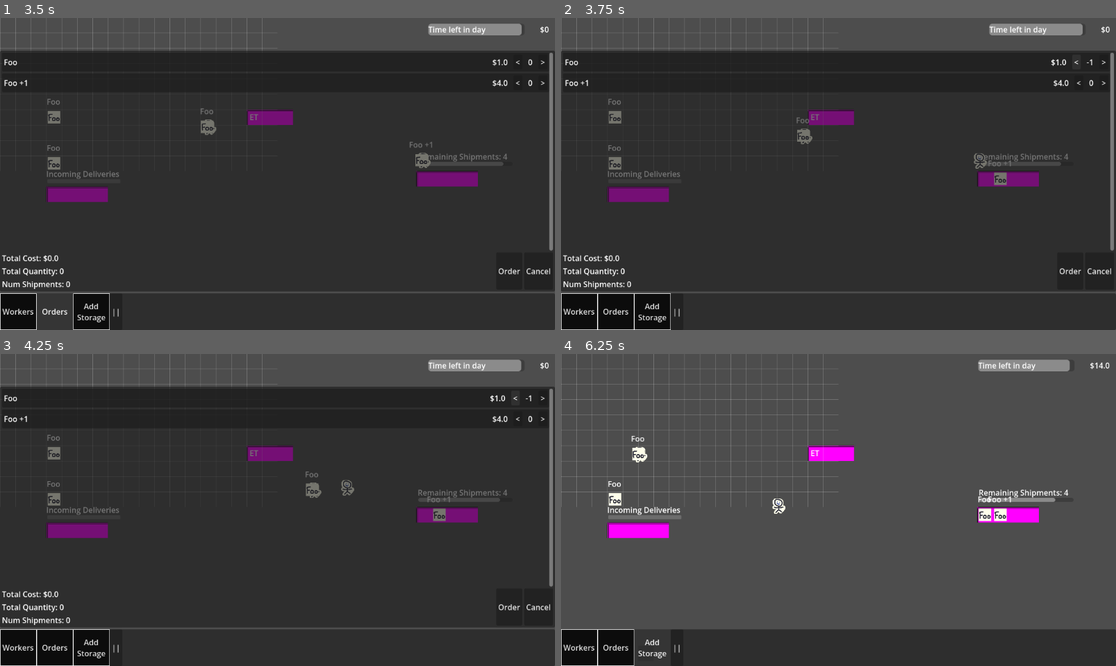
Above: before the commit, frames 1-4 (two rows, left to right).
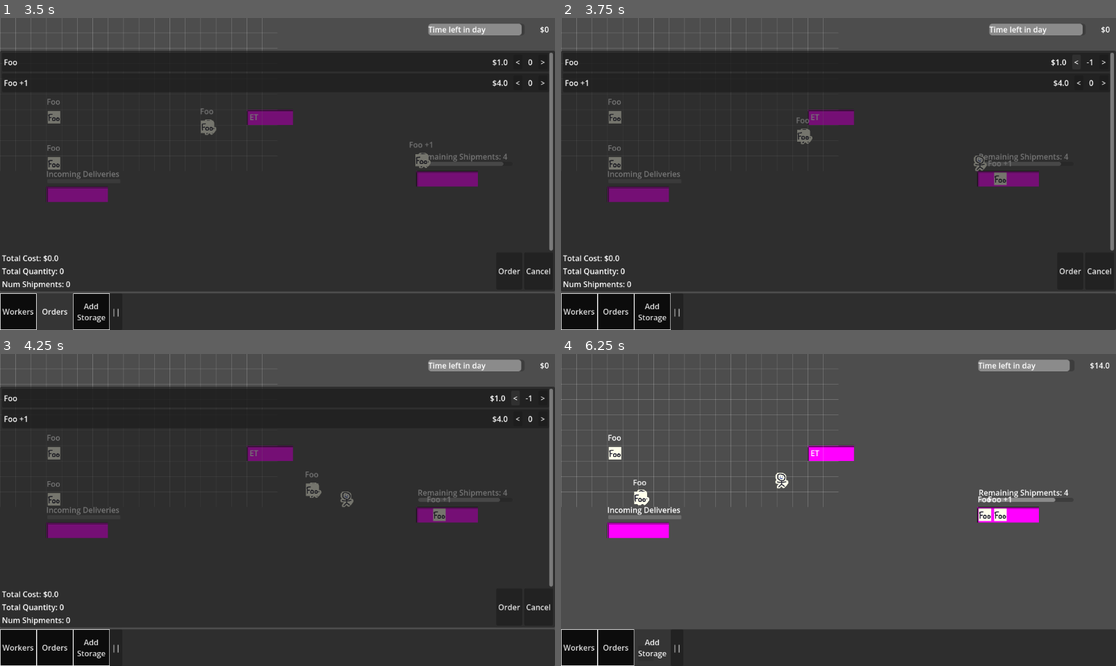
Above: after the commit, the same moments.

Repository: wpuerner/fantasy_factory
Game: Godot game, scene res://scenes/main.tscn
Same seed, same stepped clock (60 frames per second), same inputs: the game is played once before the commit and once after it.
Inputs:
- Up to frame 1 (3.5 s): click "Workers" at 0.5 s; click "Hire New Worker" at 1.25 s; click "Hire" at 2 s; click "Orders" at 2.75 s
- Up to frame 2 (3.75 s): click "<" at 3.5 s
- Up to frame 3 (4.25 s): no input
- Up to frame 4 (6.25 s): click ">" at 4.25 s; click "Order" at 5 s; click "Add Storage" at 5.75 s

Frame 1 is identical in both runs. In frame 2, less than 0.1% of the frame differs, in the area x 74-77%, y 43-49%; in frame 3, 0.1%; in frame 4, 0.7%, in the area x 8-42%, y 25-52%.
Error before the commit: Invalid access to property or key 'global_position' on a base object of type 'Nil'. (res://resources/grid/grid_resource.gd:43)

Commit message:
fix reservation leak

Diff:
--- a/resources/grid/grid_resource.gd
+++ b/resources/grid/grid_resource.gd
@@ -3,7 +3,6 @@
 const CELL_SIZE: int = 32
 
 var grid = []
-var item_resource = preload("res://resources/item/item_resource.tres")
 
 func get_snapped_global_position(global_position: Vector2):
 	var coord: Vector2i = get_coordinate_from_global_position(global_position)
@@ -70,13 +69,6 @@
 				if cell.is_open():
 					return cell
 	return null
-
-func find_nearest_item(item_name: String, from_position: Vector2):
-	var closest_item = null
-	for matching_item in item_resource.find_items(item_name):
-		if closest_item == null or from_position.distance_to(matching_item.global_position) < from_position.distance_to(closest_item.global_position):
-			closest_item = matching_item
-	return closest_item
 
 func get_cell_for_node(node: Node2D) -> Cell:
 	return _get_cell_from_global_position(node.global_position)
--- a/resources/item/item_resource.gd
+++ b/resources/item/item_resource.gd
@@ -1,6 +1,8 @@
 class_name ItemResource extends Resource
 
 @export var templates: Array[ItemTemplate]
+
+var reservation_resource = preload("res://resources/reservation/reservation_resource.tres")
 
 var items: Array[Item] = []
 
@@ -21,3 +23,11 @@
 			item.icon = template.icon
 			item.value = template.value
 			return item
+
+func find_nearest_available_item(item_name: String, from_position: Vector2):
+	var items = find_items(item_name)
+	items.sort_custom(func(a, b): return from_position.distance_to(a.global_position) < from_position.distance_to(b.global_position))
+	for item in items:
+		if item.container and !reservation_resource.is_reserved(item.container):
+			return item
+	return null
--- a/resources/reservation/reservation_resource.gd
+++ b/resources/reservation/reservation_resource.gd
@@ -27,7 +27,6 @@
 func is_reserved_by(obj: Object, worker: Node2D) -> bool:
 	return _reservations.get(obj) == worker
 
-
 func is_reserved_by_other(obj: Object, worker: Node2D) -> bool:
 	if obj not in _reservations:
 		return false
--- a/scenes/behaviors/task/work/work_task_behavior.gd
+++ b/scenes/behaviors/task/work/work_task_behavior.gd
@@ -3,6 +3,7 @@
 @export var navigation_agent: NavigationAgent2D
 @export var carry_task_behavior: TaskBehavior
 
+var item_resource: ItemResource = preload("res://resources/item/item_resource.tres")
 var grid_resource: GridResource = preload("res://resources/grid/grid_resource.tres")
 var storage_areas_resource: StorageAreasResource = preload("res://resources/storage_areas/storage_areas_resource.tres")
 var reservation_resource: ReservationResource = preload("res://resources/reservation/reservation_resource.tres")
@@ -18,9 +19,6 @@
 
 const MAX_WORK_COOLDOWN_TICKS: int = 4
 
-## need to fix reservation system so objects are reserved in the correct way
-## release reservation on input item containers but not workbench
-
 func start(worker, workbench) -> bool:
 	_worker = worker
 	if not reservation_resource.reserve(_workbench, _worker):
@@ -35,7 +33,7 @@
 		state = State.GOING_TO_WORK
 		return true
 
-	var input_item: Item = grid_resource.find_nearest_item(_workbench.get_input_item_name(), _worker.global_position)
+	var input_item: Item = item_resource.find_nearest_available_item(_workbench.get_input_item_name(), _worker.global_position)
 	if is_instance_valid(input_item):
 		_input_item_container = input_item.container
 		if not reservation_resource.reserve(_input_item_container, _worker):
@@ -85,7 +83,7 @@
 func _on_work_complete() -> void:
 	_workbench.complete.disconnect(_on_work_complete)
 
-	var _storage_container = _find_available_storage_cell()
+	_storage_container = _find_available_storage_cell()
 	if _storage_container == null:
 		_storage_container = grid_resource.find_nearest_open_cell(_worker.global_position)
 	if not reservation_resource.reserve(_storage_container, _worker):
--- a/scenes/worker/worker.gd
+++ b/scenes/worker/worker.gd
@@ -29,4 +29,5 @@
 		global_position = global_position.move_toward($NavigationAgent2D.get_next_path_position(), SPEED * delta)
 
 func _on_current_behavior_completed(was_successful: bool):
+	_current_behavior.completed.disconnect(_on_current_behavior_completed)
 	_current_behavior = null
